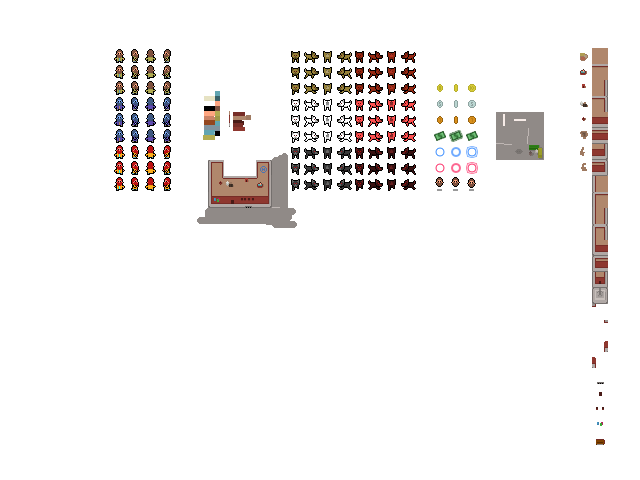
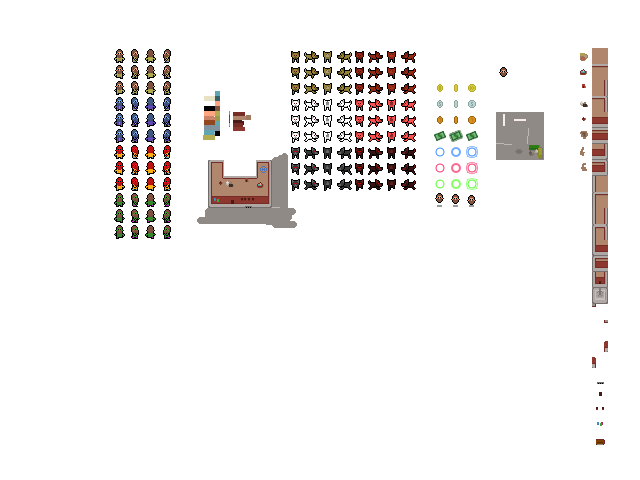
The second 640 x 480 image is a revision of the first. Changes to its layers:
removed layer "Layer 3 copy" over left=114, top=67, right=508, bottom=239
added layer "Layer 3" above "Layer 2" over left=114, top=193, right=171, bottom=239
added layer "Layer 2" over left=114, top=67, right=508, bottom=239
